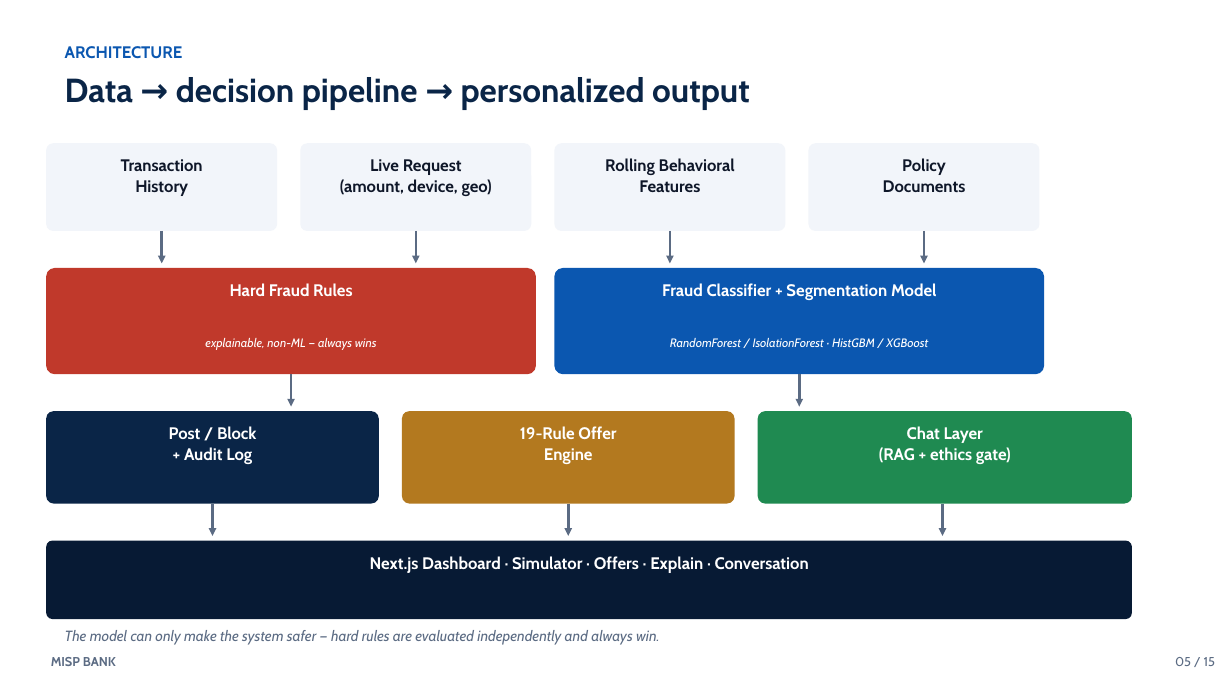
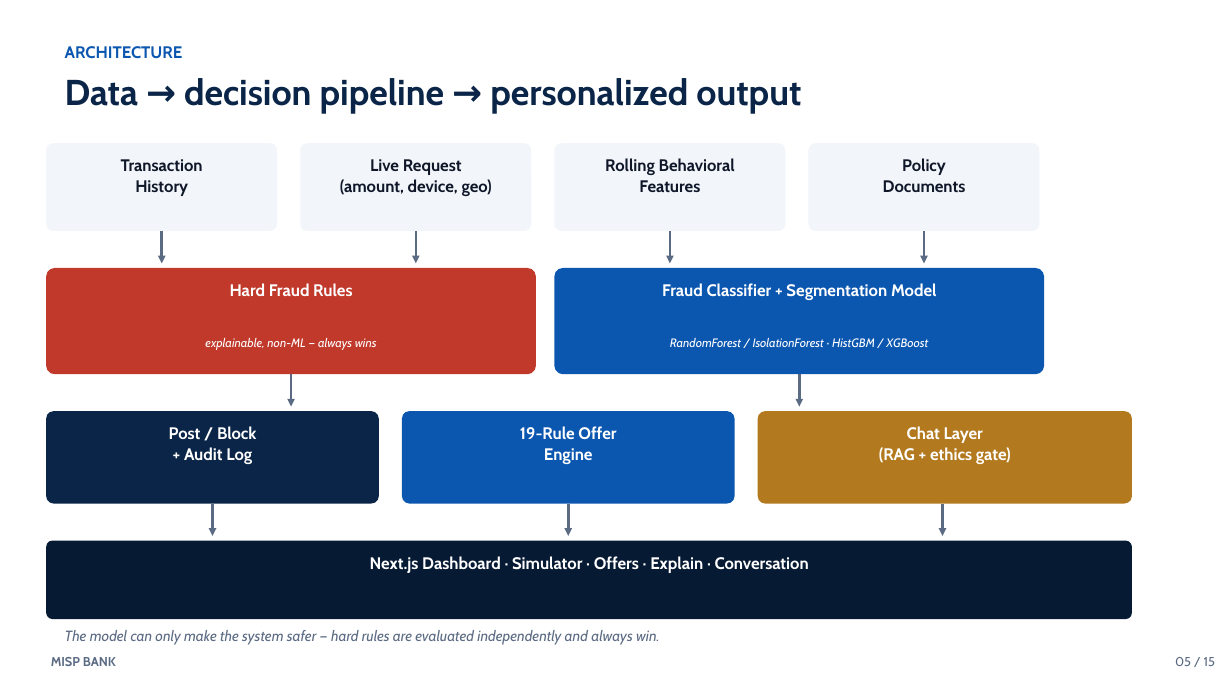
Before and after one commit to Ishaan-Kaneria/MISP_Net_Banking, a slide deck: slide 5 of docs/MISP_Bank_Pitch_Deck.pptx. Drawn at 1232x693 pixels with LibreOffice and Linux fonts; fonts in the diff are those of the drawing. Boxes give left, top, right and bottom in pixels: in the first picture for what was removed or moved away, otherwise in the second. Text is boxed around its words. In the diff, an @@ line names an element or a change of style, - is before the commit and + after.

```diff
--- a/docs/MISP_Bank_Pitch_Deck.pptx
+++ b/docs/MISP_Bank_Pitch_Deck.pptx
@@ text "Data → decision pipeline → ..." at box(65, 78, 801, 114): size 26 to 28 pt @@
@@ rounded rectangle at box(402, 411, 735, 504): fill #B3791F to #0B57B0 @@
@@ rounded rectangle at box(758, 411, 1132, 504): fill #1F8A51 to #B3791F @@
```
Also in this commit, not shown: 7 other slides changed.
